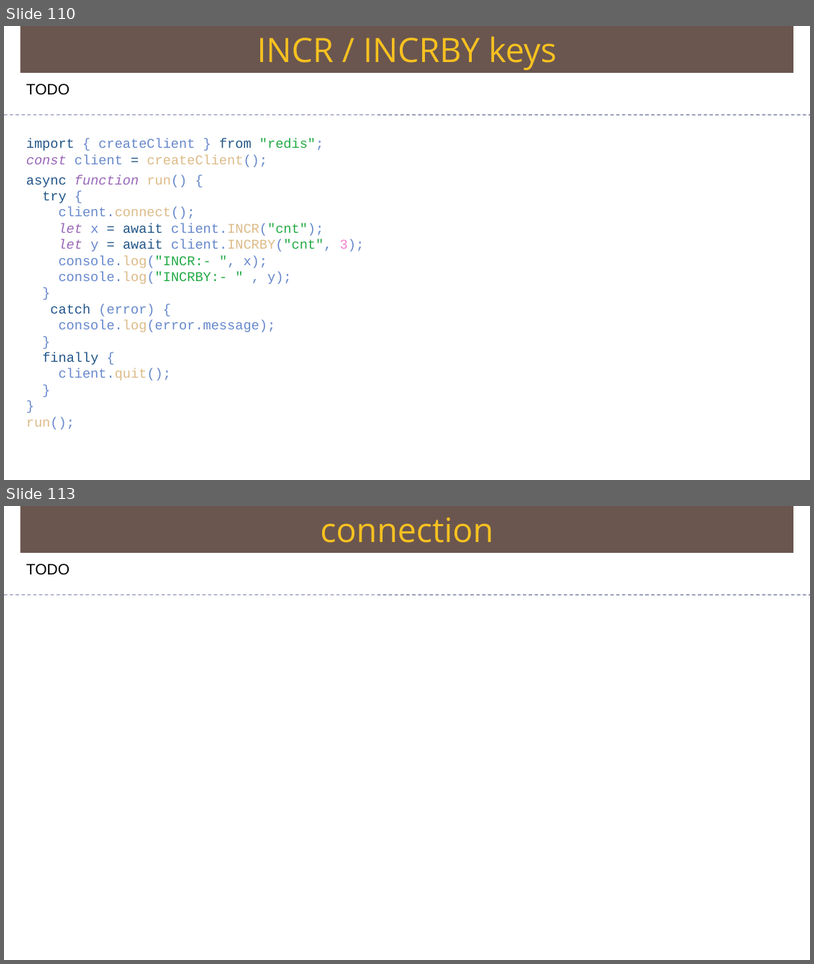
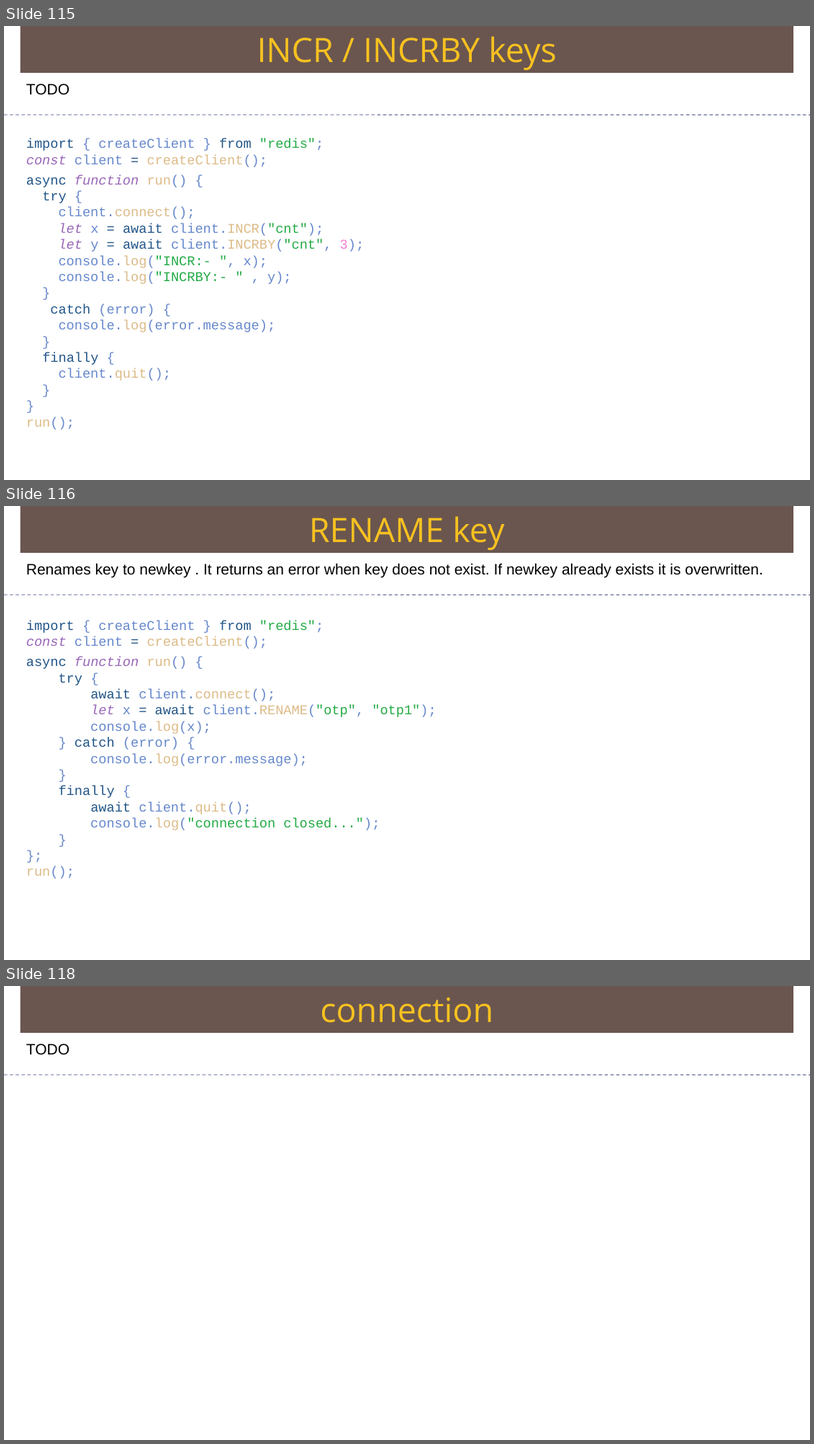
Before and after one commit to Saleel-Bagde/PPT-s, a slide deck: redis Ver2.pptx. Shown one above the other, each under a label of ours: slides 110 and 113 before the commit, slides 115, 116 and 118 after it; the slides between them are not shown. The pictures are 814x964 and 814x1444 pixels, drawn with LibreOffice and Linux fonts; fonts in the diff are those of the drawing. Boxes give left, top, right and bottom in pixels: in the first picture for what was removed or moved away, otherwise in the second. Text is boxed around its words. In the diff, an @@ line names an element or a change of style, - is before the commit and + after.

```diff
--- a/redis Ver2.pptx
+++ b/redis Ver2.pptx
@@ slide 116 added at [4, 506, 810, 960], background #FFFFFF @@
@@ rectangle added at [21, 506, 794, 553], fill #6A5650, 40 pt, text #F7C120 @@
+RENAME key
@@ text added at [26, 563, 763, 577], 18 pt, text #000000 @@
+Renames key to newkey . It returns an error when key does not exist. If newkey already exists it is overwritten.
@@ line added from (4, 595) to (810, 595), #6E78A0 0.99 pt dashed @@
@@ text added at [26, 620, 436, 878], 16 pt, text #6688CC @@
+import { createClient } from "redis";
+const client = createClient();
+async function run() {
+try {
+await client.connect();
+let x = await client.RENAME("otp", "otp1");
+console.log(x);
+} catch (error) {
+console.log(error.message);
+}
+finally {
+await client.quit();
+console.log("connection closed...");
+}
+};
+run();
@@ what was slide 110 is now slide 115 @@
@@ what was slide 113 is now slide 118 @@
```
Also in this commit, not shown: 6 other slides added, 2 slides removed.
